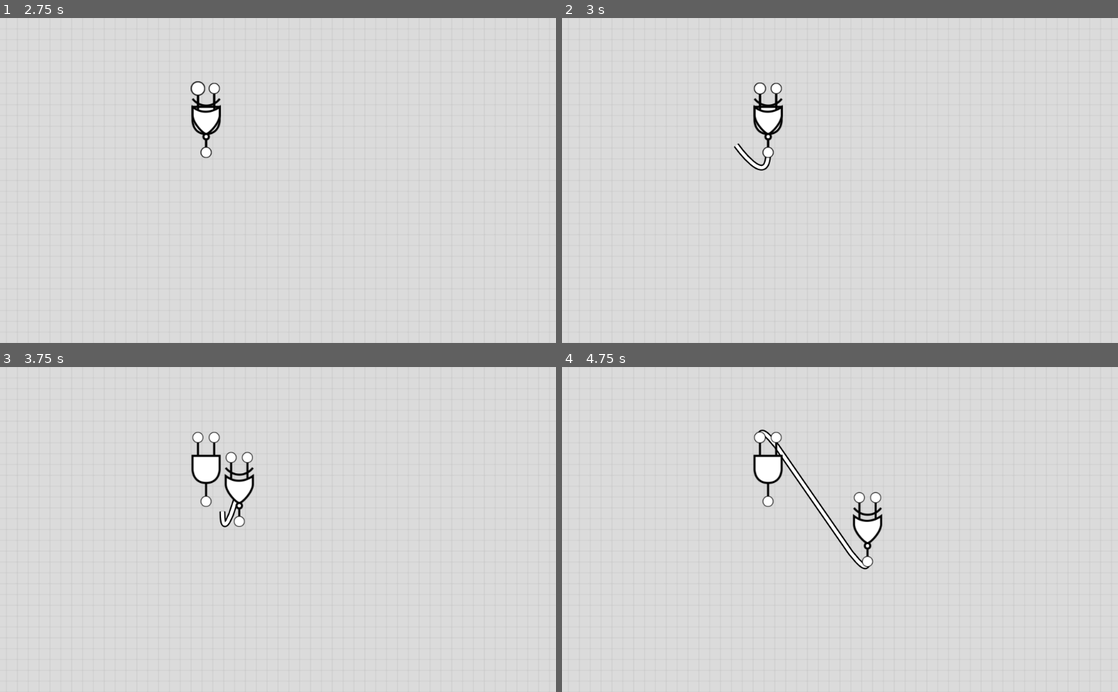
Above: before the commit, frames 1-4 (two rows, left to right).
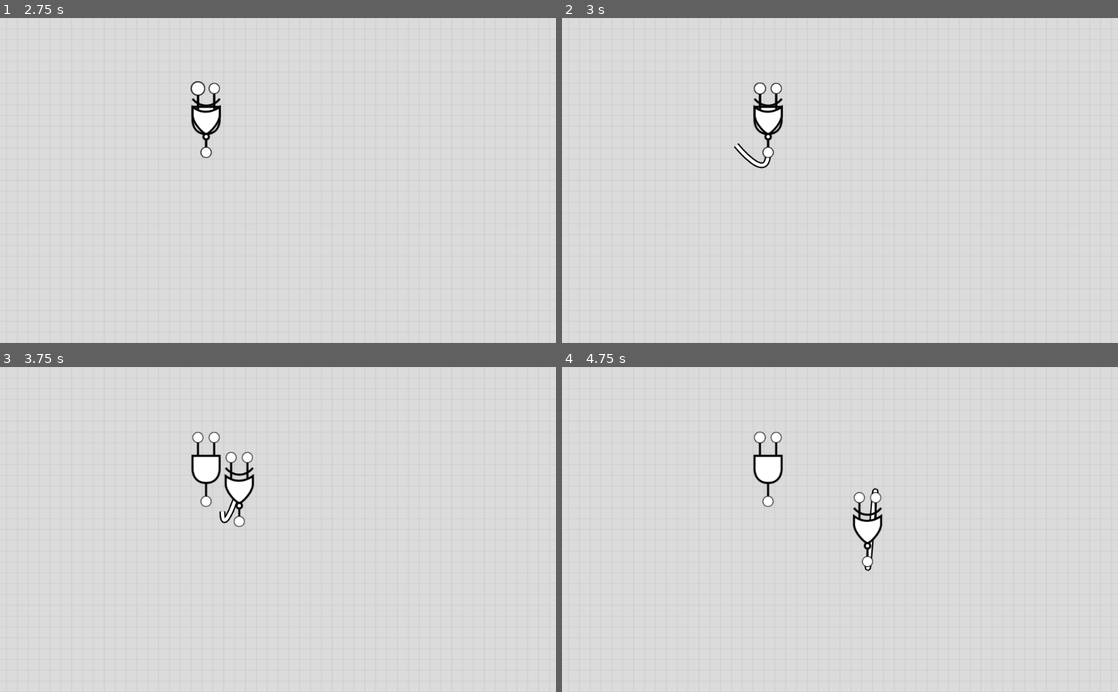
Above: after the commit, the same moments.

Repository: MitchDart/LogicBinGodot
Game: Godot game, scene res://scene/Main.tscn
Two runs of this game, one before a commit and one after it. Both use one fixed random seed, a clock stepped at 60 frames per second and the inputs below.
Inputs (mouse positions are in pixels of both pictures, inside the frame that each line leads up to):
- Up to frame 1 (2.75 s): tap Enter at 0.5, 2 s; drag from (366, 219) to (205, 122) at 0.52 s; tap Space at 1.25 s; drag from (216, 89) to (250, 245) at 1.27 s; move the mouse to (200, 89) at 2.02 s; click (200, 89) at 2.17 s
- Up to frame 2 (3 s): tap Space at 2.75 s; drag from (767, 151) to (673, 131) at 2.77 s
- Up to frame 3 (3.75 s): tap Enter at 3.5 s; drag from (205, 471) to (305, 529) at 3.52 s
- Up to frame 4 (4.75 s): tap Space at 4.25 s; drag from (873, 497) to (762, 438) at 4.27 s

Frame 1 is identical in both runs. In frame 2, 0.1% of the frame differs, in the area x 30-38%, y 38-48%; in frame 3, 0.1%; in frame 4, 0.6%, in the area x 35-57%, y 19-63%.

Commit message:
Completed adding wires

Diff:
--- a/scripts/Component.gd
+++ b/scripts/Component.gd
@@ -31,7 +31,7 @@
 func _process(delta):
 	if mouse_dragging:
 		position = get_global_mouse_position() + mouse_dragging_local_position
-		emit_signal("on_drag")
+		emit_signal("on_drag", self)
 
 func _input(event):
 	if event is InputEventMouseButton:
--- a/scripts/IO.gd
+++ b/scripts/IO.gd
@@ -13,7 +13,7 @@
 	pass # Replace with function body.
 
 func _input(event):
-	if mouse_hover && event is InputEventMouseButton && event.button_index == BUTTON_LEFT && event.is_pressed():
+	if mouse_hover && event is InputEventMouseButton && event.button_index == BUTTON_LEFT:
 		emit_signal("on_click", self)
 		get_tree().set_input_as_handled()
 
--- a/scripts/Main.gd
+++ b/scripts/Main.gd
@@ -5,10 +5,7 @@
 const WIRE = preload("res://scene/Wire.tscn")
 
 var creating_connection = null
-
-# Declare member variables here. Examples:
-# var a = 2
-# var b = "text"
+var connections = []
 
 # Called when the node enters the scene tree for the first time.
 func _ready():
@@ -21,20 +18,32 @@
 		remove_child(creating_connection.wire)
 		creating_connection = null
 
-func set_wire(wire):
-	wire.start_point = get_node("AndGate").get_output_position(0)
-	wire.end_point = get_node("XNorGate").get_input_position(0)
-	wire.start_point_direction = get_node("AndGate").rotation_degrees
-	wire.end_point_direction = get_node("XNorGate").rotation_degrees
+func _on_component_drag(component):
+	for connection in connections:
+		if connection.input_component == component || connection.output_component == component:
+			connection.wire.start_point = connection.output_component.get_output_position(connection.output_component_IO_index)
+			connection.wire.start_point_direction = connection.output_component.rotation
+			connection.wire.tension_start = 70
+
+			connection.wire.end_point = connection.input_component.get_input_position(connection.input_component_IO_index)
+			connection.wire.end_point_direction = connection.input_component.rotation + PI*2
+			connection.wire.tension_end = 70
 
 
-func _on_component_drag(component):
-	pass
+#Need to check if the input is not already occupied
+func _on_component_input_click(component, index):
+	if creating_connection != null:
+		if is_input_occupied(component, index):
+			return
+		connections.push_back(creating_connection)
+		creating_connection = null
 
-
-func _on_component_input_click(component, index):
-	pass # Replace with function body.
-
+func is_input_occupied(component, index):
+	for connection in connections:
+		if connection.input_component == component:
+			if connection.input_component_IO_index == index:
+				return true
+	return false
 
 func _on_component_output_click(component, index):
 	if creating_connection == null:
@@ -49,16 +58,14 @@
 
 func _on_component_input_hover(component, index, out):
 	if creating_connection != null:
-		if !out:
+		if !out && !is_input_occupied(component,index):
 			creating_connection.input_component = component
+			creating_connection.input_component_IO_index = index
 			creating_connection.wire.end_point = creating_connection.input_component.get_input_position(index)
 			creating_connection.wire.end_point_direction = creating_connection.input_component.rotation + PI*2
 			creating_connection.wire.tension_end = 70
 		else:
 			creating_connection.input_component = null
-			creating_connection.wire.end_point = get_global_mouse_position()
-			creating_connection.wire.end_point_direction = creating_connection.output_component.rotation
-			creating_connection.wire.tension_end = 0
 
 func set_creating_wire_to_mouse():
 		creating_connection.wire.start_point = creating_connection.output_component.get_output_position(0)
--- a/scripts/Wire.gd
+++ b/scripts/Wire.gd
@@ -13,6 +13,8 @@
 
 export var width = 10
 export var border_width = 5
+
+var curve = Curve2D.new()
 
 func set_startpoint(new_startpoint):
 	if start_point != new_startpoint:
@@ -49,19 +51,26 @@
 	pass # Replace with function body.
 
 func _draw():
+	var clamped_tension_start = min(tension_start, start_point.distance_to(end_point))
+	var clamped_tension_end = min(tension_end, start_point.distance_to(end_point))
+
 	var cp1 = Transform2D.IDENTITY
-	cp1 = cp1.rotated(start_point_direction).translated(Vector2(0.0,tension_start))
+	cp1 = cp1.rotated(start_point_direction).translated(Vector2(0.0,clamped_tension_start))
 	var cp2 = Transform2D.IDENTITY
-	cp2 = cp2.rotated(end_point_direction).translated(Vector2(0.0,-tension_end))
+	cp2 = cp2.rotated(end_point_direction).translated(Vector2(0.0,-clamped_tension_end))
 
 	var inA = Vector2(0.0,0.0)
 	var inB = cp2.xform(Vector2(0.0,0.0))
 	var outA = cp1.xform(Vector2(0.0,0.0))
 	var outB = Vector2(0.0,0.0)
 
-	var curve = Curve2D.new()
+
+
+	curve.clear_points()
 	curve.add_point(start_point, inA, outA)
 	curve.add_point(end_point, inB, outB)
+
 	var points = curve.tessellate()
+
 	draw_polyline(points, Color.black, width, true)
 	draw_polyline(points, Color.white, width - border_width, true)
